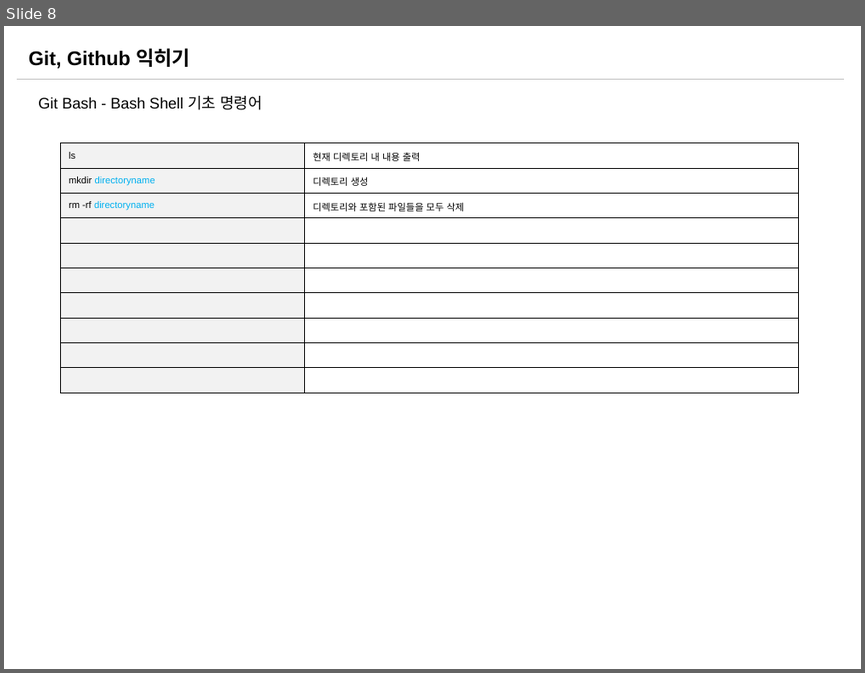
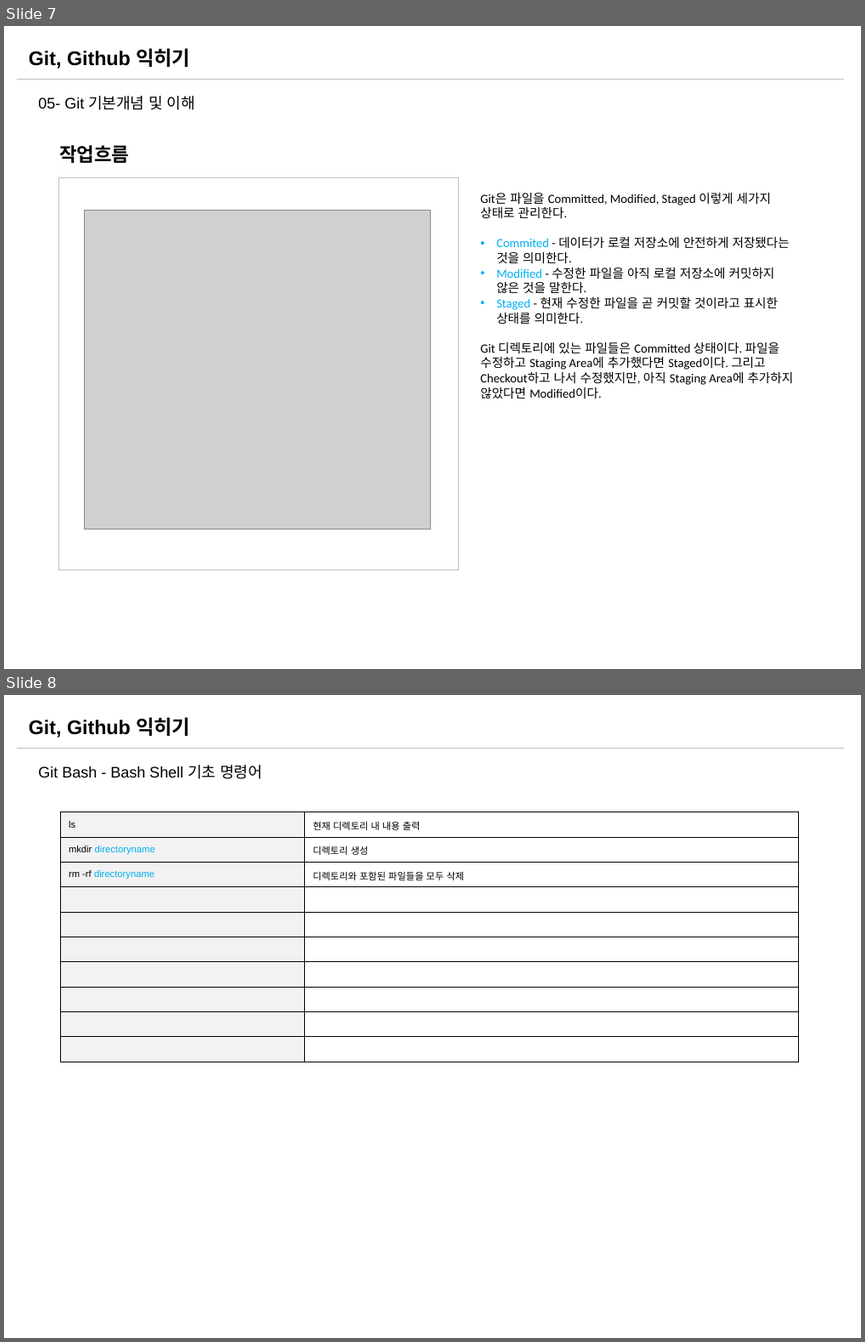
Before and after one commit to sabin21/NodeJS_Workflow_Study, a slide deck: CH00_Git_Github.pptx. Shown one above the other, each under a label of ours: slide 8 before the commit, slides 7 and 8 after it. The pictures are 865x673 and 865x1342 pixels, drawn with LibreOffice and Linux fonts; fonts in the diff are those of the drawing; grey boxes stand for pictures. Boxes give left, top, right and bottom in pixels: in the first picture for what was removed or moved away, otherwise in the second. Text is boxed around its words. In the diff, an @@ line names an element or a change of style, - is before the commit and + after.

Commit message:
Git_Github ppt 파일 수정

```diff
--- a/CH00_Git_Github.pptx
+++ b/CH00_Git_Github.pptx
@@ slide 7 added at box(4, 26, 861, 669), background #FFFFFF; not listed: 2 template elements that a slide beside it also shows @@
@@ text added at box(38, 96, 195, 110), 12.9 pt, text #000000 @@
+05- Git 기본개념 및 이해
@@ text added at box(59, 145, 129, 163), 16 pt, text #000000, bold @@
+작업흐름
@@ rectangle added at box(59, 177, 458, 569), fill #FFFFFF, outline #BFBFBF 0.5 pt @@
@@ text added at box(480, 193, 794, 398), 10.5 pt, text #000000 @@
+Git은 파일을 Committed, Modified, Staged 이렇게 세가지 상태로 관리한다.
+• Commited - 데이터가 로컬 저장소에 안전하게 저장됐다는 것을 의미한다.
+• Modified - 수정한 파일을 아직 로컬 저장소에 커밋하지 않은 것을 말한다.
+• Staged - 현재 수정한 파일을 곧 커밋할 것이라고 표시한 상태를 의미한다.
+Git 디렉토리에 있는 파일들은 Committed 상태이다. 파일을 수정하고 Staging Area에 추가했다면 Staged이다. 그리고 Checkout하고 나서 수정했지만, 아직 Staging Area에 추가하지 않았다면 Modified이다.
@@ picture added at box(84, 210, 430, 529) @@
```
Also in this commit, not shown: 1 slide changed, 1 slide removed.
